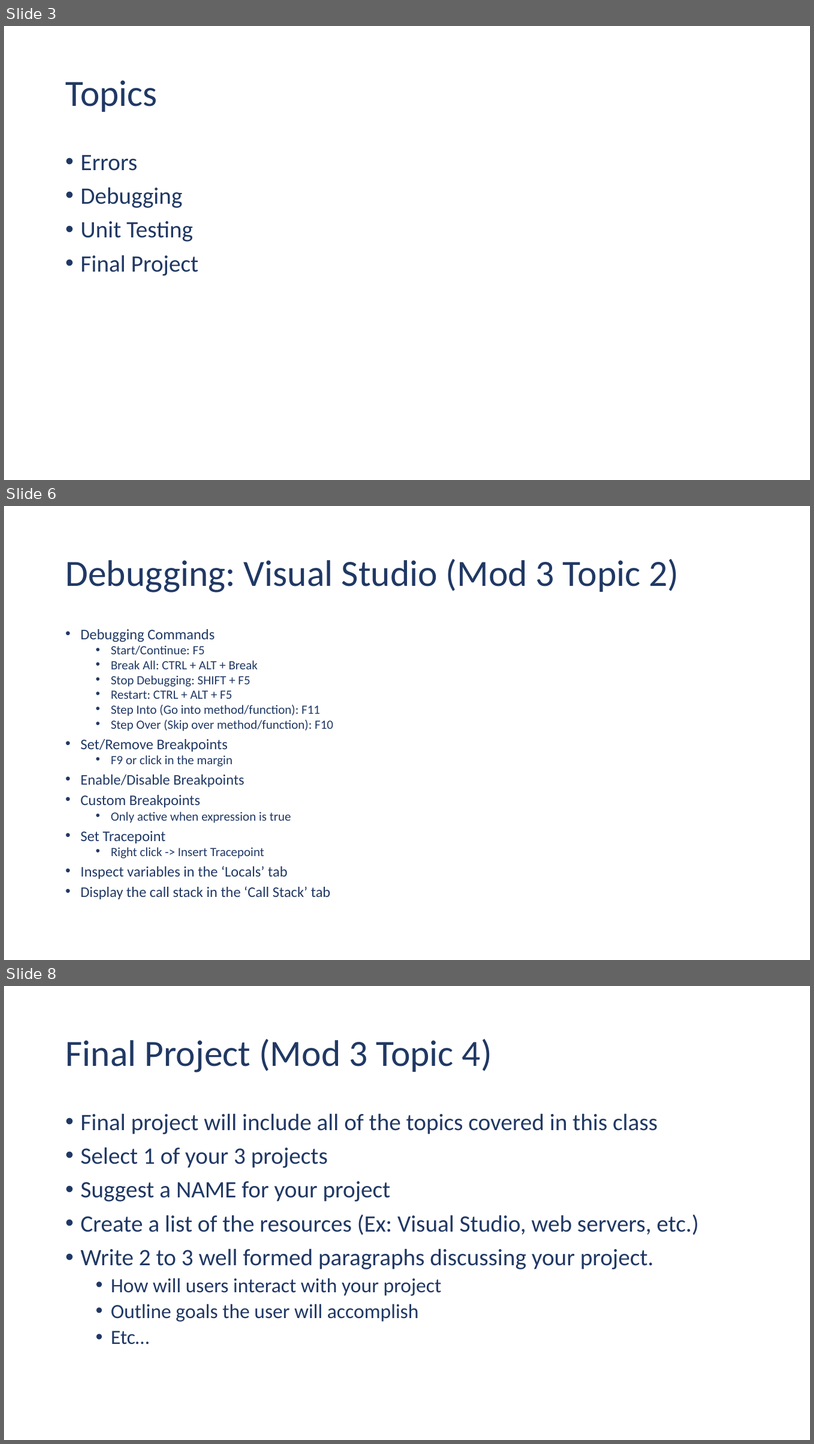
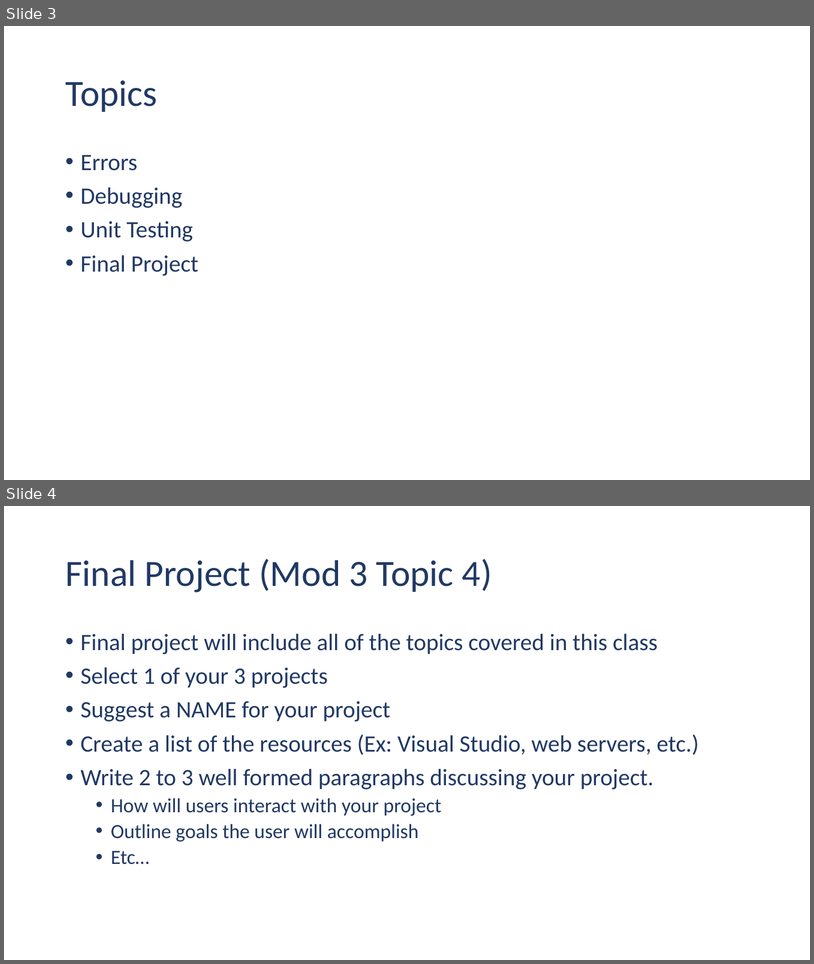
Before and after one commit to ehennis/CIS174, a slide deck: 2025-SUM/Week03.pptx. Shown one above the other, each under a label of ours: slides 3, 6 and 8 before the commit, slides 3 and 4 after it; the slides between them are not shown. The pictures are 814x1444 and 814x964 pixels, drawn with LibreOffice and Linux fonts; fonts in the diff are those of the drawing. Boxes give left, top, right and bottom in pixels: in the first picture for what was removed or moved away, otherwise in the second. Text is boxed around its words. In the diff, an @@ line names an element or a change of style, - is before the commit and + after.

```diff
--- a/2025-SUM/Week03.pptx
+++ b/2025-SUM/Week03.pptx
@@ slide 6 removed at (4, 506, 810, 960), background #FFFFFF @@
@@ title removed at (65, 559, 679, 592) @@
-Debugging: Visual Studio (Mod 3 Topic 2)
@@ text removed at (81, 629, 333, 899) @@
-• Debugging Commands
-  • Start/Continue: F5
-  • Break All: CTRL + ALT + Break
-  • Stop Debugging: SHIFT + F5
-  • Restart: CTRL + ALT + F5
-  • Step Into (Go into method/function): F11
-  • Step Over (Skip over method/function): F10
-• Set/Remove Breakpoints
-  • F9 or click in the margin
-• Enable/Disable Breakpoints
-• Custom Breakpoints
-  • Only active when expression is true
-• Set Tracepoint
-  • Right click -> Insert Tracepoint
-• Inspect variables in the ‘Locals’ tab
-• Display the call stack in the ‘Call Stack’ tab
@@ what was slide 8 is now slide 4 @@
```
Also in this commit, not shown: 1 slide changed, 3 other slides removed.
